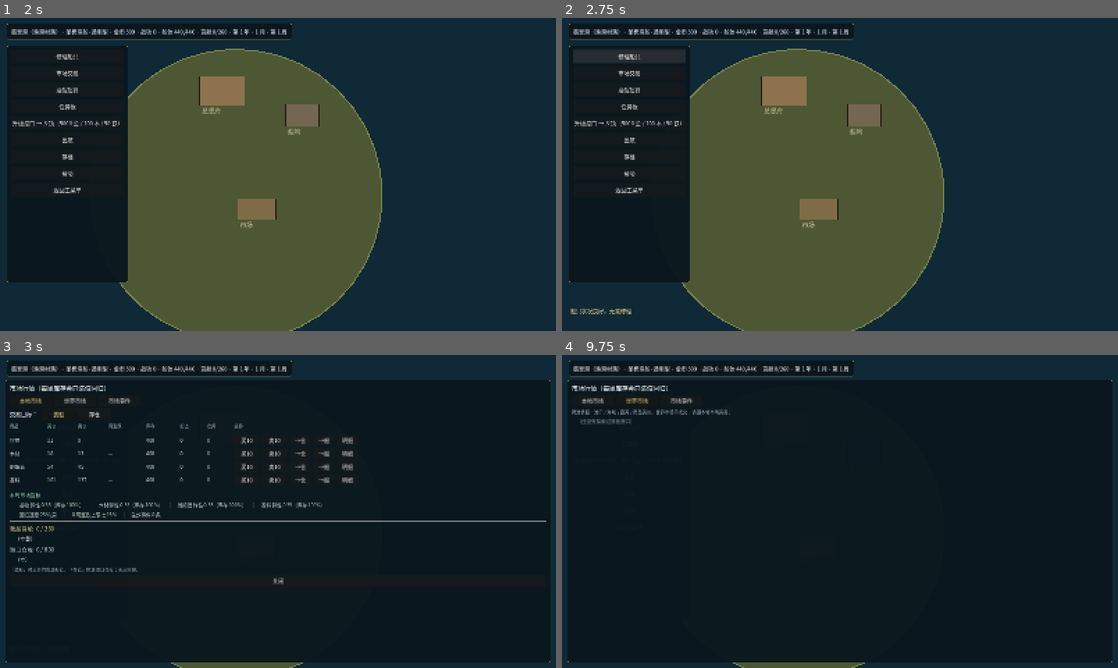
Above: before the commit, frames 1-4 (two rows, left to right).
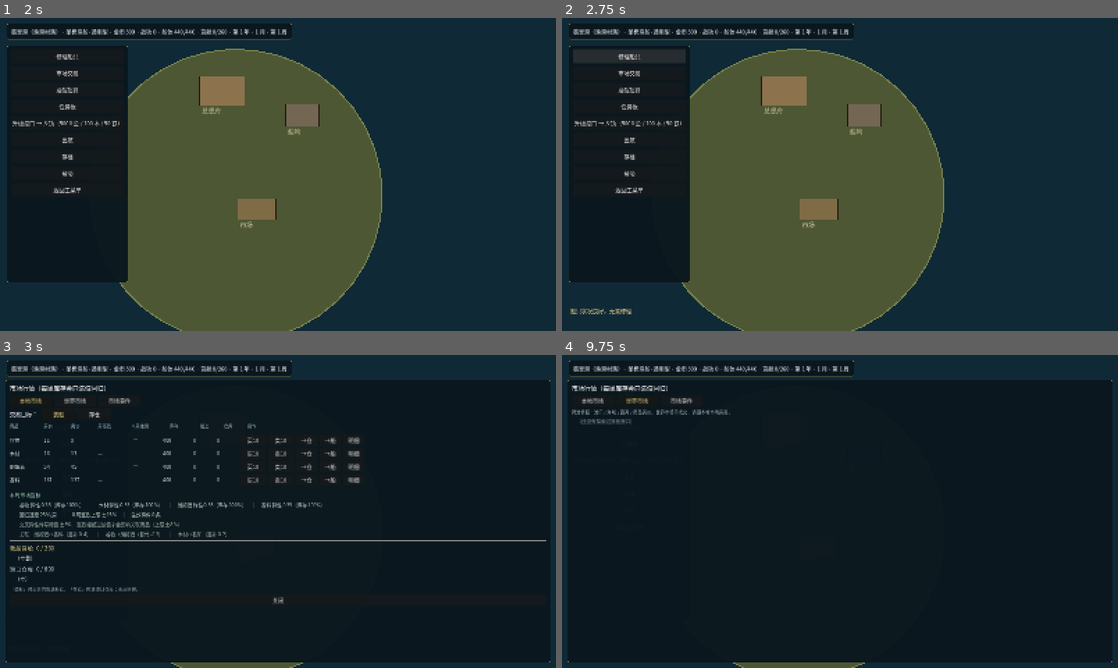
Above: after the commit, the same moments.

Repository: lucifermbbgh/OceanHero
Game: Godot game, scene res://scenes/main.tscn
The game is run twice, just before and just after one commit, with the same random seed, the same clock (stepped at 60 frames per second) and the same inputs.
Inputs (mouse positions are in pixels of both pictures, inside the frame that each line leads up to):
- Up to frame 1 (2 s): click "新游戏" at 0.5 s; tap Enter at 1.25 s; move the mouse to (400, 158) at 1.27 s; hold D (steer_right) from 1.28 s (still down); tap B at 1.35 s; click (400, 158) at 1.42 s; tap Space at 1.52 s
- Up to frame 2 (2.75 s): release D (steer_right) at 2 s; click "修理船只" at 2 s
- Up to frame 3 (3 s): click "市场交易" at 2.75 s
- Up to frame 4 (9.75 s): click "酒馆招募" at 3.5 s; click "任务板" at 4.25 s; click "升级港口 → 乡镇（5000 金 / 100 木 / 50…" at 5 s; click "出航" at 5.75 s; click "存档" at 6.5 s; click "帮助" at 7.25 s; click "返回主菜单" at 8 s; click "本地市场" at 8.75 s; click "世界市场" at 9.5 s

Frames 1-2 are identical in both runs. In frame 3, 3.7% of the frame differs, in the area x 1-99%, y 21-80%; in frame 4, nothing differs.

Commit message:
feat(0.14.0-alpha): 走势线、边际提示、交叉弹性
- 新增 sparkline.gd：8 周价格迷你折线（涨红跌绿）
- 价格历史环形缓冲（每港每商品 8 周，进存档）
- 世界市场新增「边际提示」列：还能吃进 N 件 / 货舱已满 / 不划算
- 交叉弹性：朗姆酒↔香料 0.4、谷物→朗姆酒 -0.3、木材↔铁矿 0.2
- 传导阈值 ±5%，上限 ±8%，单层不级联
- 市场底部显示阈值与关联关系说明
- 商品表规划参考维多利亚3 / 纪元1800
- 版本号 0.14.0-alpha；集成 514 全绿

Diff:
--- a/project.godot
+++ b/project.godot
@@ -15,7 +15,7 @@
 run/main_scene="res://scenes/main.tscn"
 config/features=PackedStringArray("4.7", "GL Compatibility")
 config/icon="res://icon.svg"
-config/version="0.13.2"
+config/version="0.14.0-alpha"
 [autoload]
 
 EventBus="*res://scripts/core/event_bus.gd"
--- a/scripts/base/base_scene.gd
+++ b/scripts/base/base_scene.gd
@@ -463,8 +463,8 @@
 	var head_row := HBoxContainer.new()
 	head_row.add_theme_constant_override("separation", 8)
 	market_list.add_child(head_row)
-	for spec in [["商品", 100], ["买价", 80], ["卖价", 80], ["周涨跌", 100],
-			["库存", 90], ["船上", 70], ["仓库", 70], ["操作", 380]]:
+	for spec in [["商品", 90], ["买价", 70], ["卖价", 70], ["周涨跌", 90], ["8 周走势", 100],
+			["库存", 80], ["船上", 60], ["仓库", 60], ["操作", 380]]:
 		var hl := Label.new()
 		hl.text = String(spec[0])
 		hl.custom_minimum_size = Vector2(int(spec[1]), 0)
@@ -498,9 +498,9 @@
 		market_list.add_child(row)
 		var have := int(GameState.cargo.get(id, 0))
 		var in_wh := int(GameState.warehouse.get(id, 0))
-		row.add_child(_cell(c.display_name, 100))
-		row.add_child(_cell(str(bp), 80))
-		row.add_child(_cell(str(sp), 80))
+		row.add_child(_cell(c.display_name, 90))
+		row.add_child(_cell(str(bp), 70))
+		row.add_child(_cell(str(sp), 70))
 		var chg_text := "—"
 		var chg_col := Color(0.55, 0.6, 0.6)
 		if GameState.has_price_history(String(PORT_ID), id):
@@ -514,10 +514,14 @@
 				# 下跌用绿色
 				chg_text = "↓%d%%" % int(round(chg * 100.0))
 				chg_col = Color(0.45, 0.85, 0.55)
-		row.add_child(_cell(chg_text, 100, chg_col))
-		row.add_child(_cell(str(stock), 90))
-		row.add_child(_cell(str(have), 70))
-		row.add_child(_cell(str(in_wh), 70))
+		row.add_child(_cell(chg_text, 90, chg_col))
+		var spark: Control = load("res://scripts/ui/sparkline.gd").new()
+		var hist: Array = GameState.price_history_of(String(PORT_ID), id)
+		spark.set_values(hist, Color(0.92, 0.45, 0.42) if chg > 0.0 else Color(0.45, 0.85, 0.55))
+		row.add_child(spark)
+		row.add_child(_cell(str(stock), 80))
+		row.add_child(_cell(str(have), 60))
+		row.add_child(_cell(str(in_wh), 60))
 		var b_buy := Button.new()
 		b_buy.text = "买10"
 		b_buy.custom_minimum_size = Vector2(72, 32)
@@ -739,6 +743,11 @@
 	market_list.add_child(_cell("　　" + "　｜　".join(parts), 1400, Color(0.72, 0.8, 0.76)))
 	var line2 := "　　回归速度 25%%/周　｜　单周涨跌上限 ±15%%　｜　生效事件 %d 条" % GameState.market_events.size()
 	market_list.add_child(_cell(line2, 1400, Color(0.72, 0.8, 0.76)))
+	var line3 := "　　交叉弹性传导阈值 ±%d%%：涨跌幅超过该值才会影响关联商品（上限 ±%d%%）" % [
+		int(GameState.CROSS_THRESHOLD * 100.0), int(GameState.CROSS_CAP * 100.0)]
+	market_list.add_child(_cell(line3, 1400, Color(0.62, 0.7, 0.66)))
+	market_list.add_child(_cell("　　关联：朗姆酒↔香料（互补 0.4）　｜　谷物→朗姆酒（替代 -0.3）　｜　木材↔铁矿（互补 0.2）",
+		1400, Color(0.62, 0.7, 0.66)))
 
 ## 世界市场：跨港情报页（不参与交易）
 func _rebuild_world_market() -> void:
@@ -774,8 +783,36 @@
 				continue
 			var bp := MarketModel.buy_price(int(c.base_price), st, stock_cap, 1.0)
 			parts.append("%s %d" % [String(c.display_name), bp])
-		hb.add_child(_lbl(" / ".join(parts) if not parts.is_empty() else "（无货）", 380,
+		hb.add_child(_lbl(" / ".join(parts) if not parts.is_empty() else "（无货）", 340,
 			Color(0.82, 0.86, 0.7)))
+		# 边际提示：以谷物为例，按货舱余量与两地差价估算
+		var em2 = load("res://scripts/systems/econ_math.gd")
+		var local_buy := 0
+		var there_buy := 0
+		var cg: Resource = DataRegistry.get_commodity(&"grain")
+		if cg != null:
+			var lstock := GameState.ensure_stock(PORT_ID, &"grain", 400)
+			local_buy = int(round(float(MarketModel.buy_price(cg.base_price, lstock, 400, 1.0))
+				* GameState.price_modifier(String(PORT_ID), &"grain")))
+			var tstock := GameState.ensure_stock(StringName(k), &"grain", stock_cap)
+			there_buy = int(round(float(MarketModel.sell_price(cg.base_price, tstock, stock_cap, 1.0))
+				* GameState.price_modifier(String(k), &"grain")))
+		var cap_left: float = GameState.cargo_free()
+		var mt: Dictionary = em2.marginal_trade(local_buy, there_buy, cap_left, float(cg.volume), 999999)
+		var mtxt := "—"
+		var mcol := Color(0.6, 0.65, 0.65)
+		match String(mt.get("reason", "")):
+			"ok":
+				mtxt = "还能吃进 %d 件" % int(mt.get("count", 0))
+				mcol = Color(0.5, 0.88, 0.6)
+			"capacity":
+				mtxt = "货舱已满"
+			"unprofitable":
+				mtxt = "不划算"
+				mcol = Color(0.9, 0.55, 0.5)
+			_:
+				mtxt = "无可比价"
+		hb.add_child(_lbl(mtxt, 180, mcol))
 
 const TIER_STOCK_REF := {1: 40, 2: 90, 3: 160}
 
--- a/scripts/core/game_state.gd
+++ b/scripts/core/game_state.gd
@@ -773,6 +773,17 @@
 
 var price_drift: Dictionary = {}     # "port|cid" -> 漂移倍率（1.0 为基准）
 var market_events: Array = []        # 当前生效事件
+var price_history: Dictionary = {}   # "port|cid" -> Array[int]（千分比漂移，最多 8 周）
+
+## 交叉弹性：替代（正）/ 互补（负）系数；只在同港口传导，单层不级联
+const CROSS_RELATIONS := [
+	{"a": &"rum", "b": &"spice", "coef": 0.4},
+	{"a": &"grain", "b": &"rum", "coef": -0.3},
+	{"a": &"timber", "b": &"iron", "coef": 0.2},
+]
+const CROSS_THRESHOLD := 0.05
+const CROSS_CAP := 0.08
+const HISTORY_WEEKS := 8
 
 func _drift_key(port_key: String, cid: StringName) -> String:
 	return "%s|%s" % [port_key, String(cid)]
@@ -784,6 +795,23 @@
 ## 某港某商品当前受事件影响后的价格倍率
 func price_modifier(port_key: String, cid: StringName) -> float:
 	return price_drift_of(port_key, cid) * MarketEvents.effect_at(market_events, port_key, cid)
+
+## 某港口某商品的 8 周历史（千分比）
+func price_history_of(port_key: String, cid: StringName) -> Array:
+	return price_history.get(_drift_key(port_key, cid), [])
+
+## 交叉弹性：计算某商品本港受到的传导（来自其他商品的变化）
+func _cross_transmission(port_key: String, cid: StringName) -> float:
+	var total := 0.0
+	for rel in CROSS_RELATIONS:
+		if String(rel["b"]) != String(cid):
+			continue
+		var src_key := _drift_key(port_key, StringName(rel["a"]))
+		var cur := float(price_drift.get(src_key, 1.0))
+		var prev := float(price_drift.get(src_key + "|prev", cur))
+		var chg := EconMath.change_pct(prev, cur)
+		total += EconMath.cross_effect(chg, float(rel["coef"]), CROSS_THRESHOLD, CROSS_CAP)
+	return clampf(total, -CROSS_CAP, CROSS_CAP)
 
 ## 周结算：事件推进与生成、价格漂移回归
 func tick_market(week: int) -> Array:
@@ -800,11 +828,17 @@
 			var key := _drift_key(port_key, cid)
 			var cur := float(price_drift.get(key, 1.0))
 			var target := MarketEvents.effect_at(market_events, port_key, cid)
+			target *= (1.0 + _cross_transmission(port_key, cid))
 			price_drift[key + "|prev"] = cur
 			var next_v := EconMath.mean_revert(cur, target, DRIFT_SPEED)
 			next_v += EconMath.seeded_noise([hash(port_key), int(hash(String(cid))), week], DRIFT_NOISE)
 			next_v = clampf(next_v, DRIFT_MIN, DRIFT_MAX)
 			price_drift[key] = next_v
+			var hist: Array = price_history.get(key, [])
+			hist.append(int(round(next_v * 1000.0)))
+			while hist.size() > HISTORY_WEEKS:
+				hist.pop_front()
+			price_history[key] = hist
 	return events_out
 
 ## 是否有上周对比数据（首周没有）
@@ -1480,7 +1514,8 @@
 		"port_registry": port_registry.duplicate(true),
 		"contraband": contraband.duplicate(),
 		"bank": {"deposit": bank_deposit, "loans": loans.duplicate(true)},
-		"market": {"drift": price_drift.duplicate(), "events": market_events.duplicate(true)},
+		"market": {"drift": price_drift.duplicate(), "events": market_events.duplicate(true),
+			"history": price_history.duplicate(true)},
 		"license": {"has": has_privateer_license, "legal": license_is_legal},
 		"black_closed_week": black_closed_week,
 		"auctions": auctions.duplicate(true),
@@ -1570,6 +1605,10 @@
 	market_events.clear()
 	for e0 in mk.get("events", []):
 		market_events.append(e0)
+	price_history.clear()
+	var hist_d: Dictionary = mk.get("history", {})
+	for k in hist_d.keys():
+		price_history[String(k)] = hist_d[k]
 	var bk: Dictionary = d.get("bank", {})
 	bank_deposit = int(bk.get("deposit", 0))
 	loans.clear()
@@ -1770,6 +1809,7 @@
 	loans.clear()
 	price_drift.clear()
 	market_events.clear()
+	price_history.clear()
 	contraband.clear()
 	has_privateer_license = false
 	license_is_legal = false
--- a/scripts/systems/econ_math.gd
+++ b/scripts/systems/econ_math.gd
@@ -30,6 +30,24 @@
 	var hi := old_value * (1.0 + cap)
 	return clampf(new_value, lo, hi)
 
+## 交叉弹性传导：源涨跌幅 × 系数，上限 ±cap
+static func cross_effect(source_change: float, coef: float, threshold: float, cap: float) -> float:
+	if absf(source_change) < threshold:
+		return 0.0
+	return clampf(source_change * coef, -cap, cap)
+
+## 边际利润：按容量与库存逐件累加，返回 {count, total, reason}
+static func marginal_trade(buy_price: int, sell_price: int, capacity_left: float,
+		volume: float, stock: int) -> Dictionary:
+	var can_by_cap := int(floor(capacity_left / maxf(0.01, volume)))
+	var can := mini(can_by_cap, stock)
+	if can <= 0:
+		return {"count": 0, "total": 0, "reason": "capacity" if can_by_cap <= 0 else "stock"}
+	var per := sell_price - buy_price
+	if per <= 0:
+		return {"count": 0, "total": 0, "reason": "unprofitable"}
+	return {"count": can, "total": per * can, "reason": "ok"}
+
 ## 涨价幅度（正数=涨）
 static func change_pct(old_value: float, new_value: float) -> float:
 	if is_zero_approx(old_value):
--- /dev/null
+++ b/scripts/ui/sparkline.gd
@@ -0,0 +1,32 @@
+extends Control
+## 8 周价格走势迷你折线
+
+var values: Array = []
+var line_color := Color(0.7, 0.8, 0.85)
+
+func set_values(vals: Array, col: Color) -> void:
+	values = vals
+	line_color = col
+	custom_minimum_size = Vector2(80, 24)
+	queue_redraw()
+
+func _draw() -> void:
+	if values.size() < 2:
+		draw_string(ThemeDB.fallback_font, Vector2(4, 16), "—", HORIZONTAL_ALIGNMENT_LEFT, -1, 14,
+			Color(0.5, 0.55, 0.55))
+		return
+	var lo: float = float(values[0])
+	var hi: float = float(values[0])
+	for v in values:
+		lo = minf(lo, float(v))
+		hi = maxf(hi, float(v))
+	var span: float = maxf(1.0, hi - lo)
+	var w: float = size.x
+	var h: float = size.y - 6.0
+	var pts := PackedVector2Array()
+	for i in range(values.size()):
+		var x: float = w * float(i) / float(values.size() - 1)
+		var y: float = 4.0 + h * (1.0 - (float(values[i]) - lo) / span)
+		pts.append(Vector2(x, y))
+	draw_polyline(pts, line_color, 2.0)
+	draw_circle(pts[pts.size() - 1], 2.5, line_color)
--- a/tests/integration/run.gd
+++ b/tests/integration/run.gd
@@ -27,6 +27,7 @@
 	await _test_exchange()
 	await _test_cross_port()
 	await _test_quest_board()
+	await _test_decision_aid_v014()
 	await _test_market_ui_v0131()
 	await _test_price_engine_v013()
 	await _test_bank_v012()
@@ -632,6 +633,43 @@
 	for i in range(n):
 		await get_tree().physics_frame
 
+# ---------------- 决策辅助（0.14.0） ----------------
+func _test_decision_aid_v014() -> void:
+	print("\n[决策辅助]")
+	var em = load("res://scripts/systems/econ_math.gd")
+	# 交叉弹性
+	_ok(is_equal_approx(em.cross_effect(0.03, 0.4, 0.05, 0.08), 0.0), "低于阈值不传导")
+	_ok(is_equal_approx(em.cross_effect(0.08, 0.4, 0.05, 0.08), 0.032), "8% × 0.4 = 3.2%")
+	_ok(is_equal_approx(em.cross_effect(-0.10, 0.4, 0.05, 0.08), -0.04), "负向传导")
+	_ok(is_equal_approx(em.cross_effect(0.50, 1.0, 0.05, 0.08), 0.08), "传导有上限 ±8%")
+
+	# 边际利润
+	var m1: Dictionary = em.marginal_trade(10, 20, 260.0, 0.5, 400)
+	_ok(int(m1.get("count", 0)) == 400 and String(m1.get("reason", "")) == "ok",
+		"容量充足时按库存上限", str(m1.get("count", 0)))
+	var m2: Dictionary = em.marginal_trade(10, 20, 5.0, 0.5, 400)
+	_ok(int(m2.get("count", 0)) == 10, "容量受限时按容量算", str(m2.get("count", 0)))
+	var m3: Dictionary = em.marginal_trade(20, 10, 260.0, 0.5, 400)
+	_ok(String(m3.get("reason", "")) == "unprofitable", "卖价低于买价时不划算")
+	var m4: Dictionary = em.marginal_trade(10, 20, 0.0, 0.5, 400)
+	_ok(String(m4.get("reason", "")) == "capacity", "无容量时提示货舱已满")
+
+	# 历史曲线
+	GameState.reset_new_game()
+	GameState.ensure_stock(&"jadehaven", &"grain", 400)
+	GameState.tick_market(1)
+	var h1: Array = GameState.price_history_of("jadehaven", &"grain")
+	_ok(h1.size() == 1, "首周记录 1 个点", str(h1.size()))
+	GameState.tick_market(2)
+	GameState.tick_market(3)
+	var h2: Array = GameState.price_history_of("jadehaven", &"grain")
+	_ok(h2.size() == 3, "三周记录 3 个点", str(h2.size()))
+	_ok(h2.size() <= GameState.HISTORY_WEEKS, "历史不超过 8 周上限")
+
+	# 交叉传导（构造：让朗姆酒大幅变动后，香料目标受影响）
+	_ok(GameState.CROSS_THRESHOLD > 0.0, "交叉阈值已配置", str(GameState.CROSS_THRESHOLD))
+	_ok(GameState.CROSS_RELATIONS.size() >= 3, "至少三条交叉关系")
+
 # ---------------- 市场 UI（0.13.1） ----------------
 func _test_market_ui_v0131() -> void:
 	print("\n[市场 UI]")
Not shown, changed: docs/版本文档/0.14.0-alpha-升级说明.md
Not shown, changed: docs/版本文档/变更记录.md
Not shown, changed: docs/版本文档/版本规划.md
